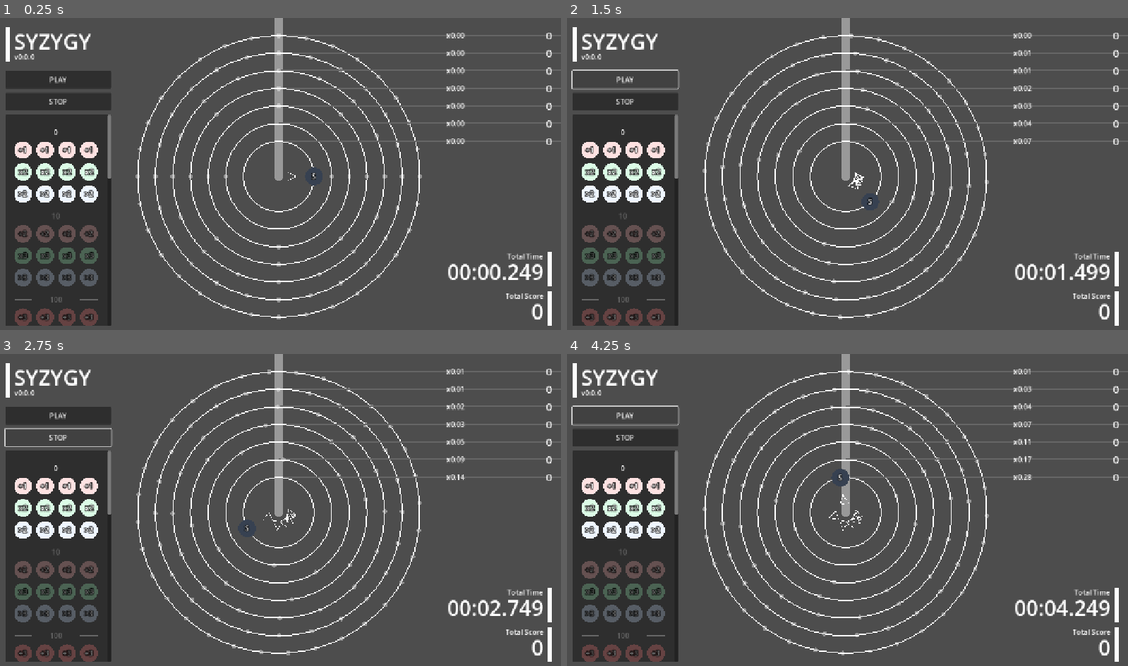
Above: before the commit, frames 1-4 (two rows, left to right).
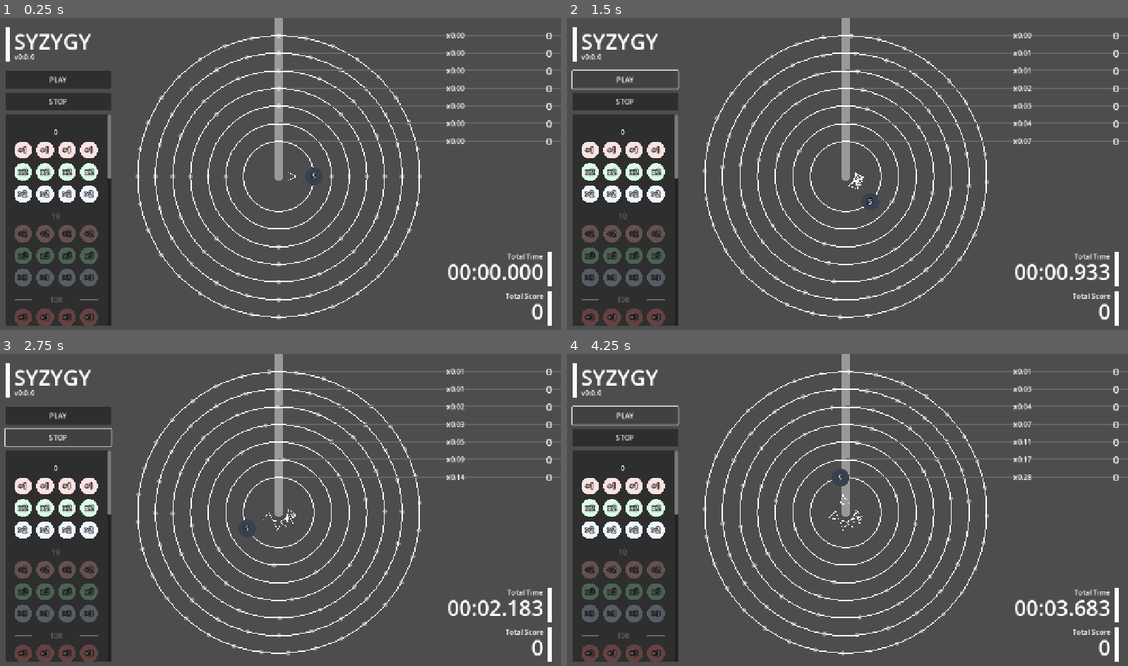
Above: after the commit, the same moments.

Repository: kamikoloss/syzygy
Game: Godot game, scene res://scenes/main.tscn
Same seed, same stepped clock (60 frames per second), same inputs: the game is played once before the commit and once after it.
Inputs:
- Up to frame 1 (0.25 s): no input
- Up to frame 2 (1.5 s): click "PLAY" at 0.5 s; click "PLAY" at 1.25 s
- Up to frame 3 (2.75 s): click "STOP" at 2 s
- Up to frame 4 (4.25 s): click "STOP" at 2.75 s; click "PLAY" at 3.5 s

The runs differ from the first frame. In frame 1, 0.2% of the frame differs, in the area x 90-97%, y 78-84%; in frame 2, 0.3%; in frame 3, 0.2%; in frame 4, 0.3%, in the area x 87-97%, y 78-84%.

Commit message:
update to start time when first played and not cleared

Diff:
--- a/scenes/main.gd
+++ b/scenes/main.gd
@@ -41,6 +41,8 @@
             int(total_time_sec * 1000) % 1000,
         ]
 
+var _is_game_started := false
+var _is_game_cleard := false
 var _label_score_sum: Label
 
 
@@ -62,10 +64,15 @@
     total_score = 0
     stack_scores_sum = 0
     _reset_stack_scores()
+    total_time_sec = 0.0
 
 
 func _process(delta: float) -> void:
-    # Rail
+    # Main UI
+    if _is_game_started and not _is_game_cleard:
+        total_time_sec += delta
+
+    # Rail UI
     var rail_index := 0
     for node in _rails_parent.get_children():
         if node is Rail:
@@ -73,15 +80,17 @@
             label.text = "x%1.2f" % [node.rotate_speed]
             rail_index += 1
 
-    # debug
-    total_time_sec += delta
-
 
 func _on_chip_sensed(chip: Chip) -> void:
+    if not _is_game_started:
+        return
+
     if chip.type == Data.ChipType.ACCOUNT:
         print("[Main] _on_chip_sensed(ACCOUNT) stack_scores: %s" % [stack_scores])
         total_score += stack_scores_sum
         _reset_stack_scores()
+    elif chip.type == Data.ChipType.CLEAR:
+        _end_game()
     elif chip.type in Data.CHIP_TYPES_ADD:
         var new_score = stack_scores[chip.rail_number] + chip.score
         _set_stack_score(chip.rail_number, new_score)
@@ -113,6 +122,8 @@
     for node in _rails_parent.get_children():
         if node is Rail:
             node.start_rotate()
+    if not _is_game_started:
+        _is_game_started = true
 
 
 func _on_button_stop_pressed() -> void:
@@ -178,3 +189,7 @@
         if node is ChipStorage:
             if node.is_locked and node.price <= total_score:
                 node.is_locked = false
+
+
+func _end_game() -> void:
+    _is_game_cleard = true
